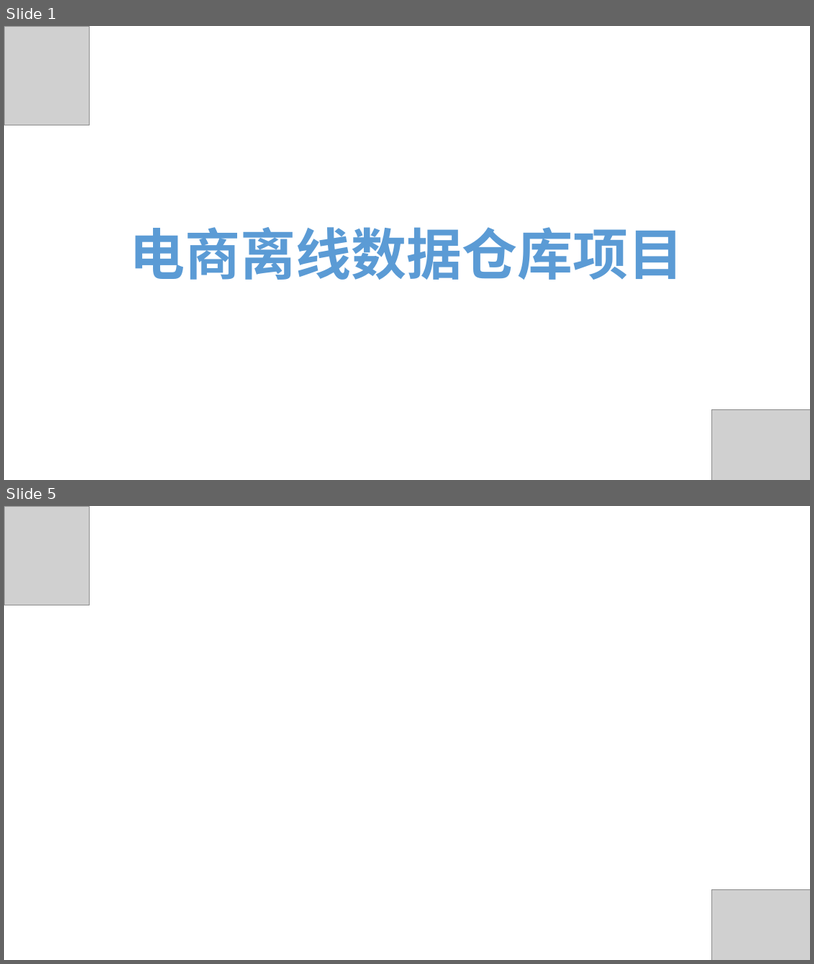
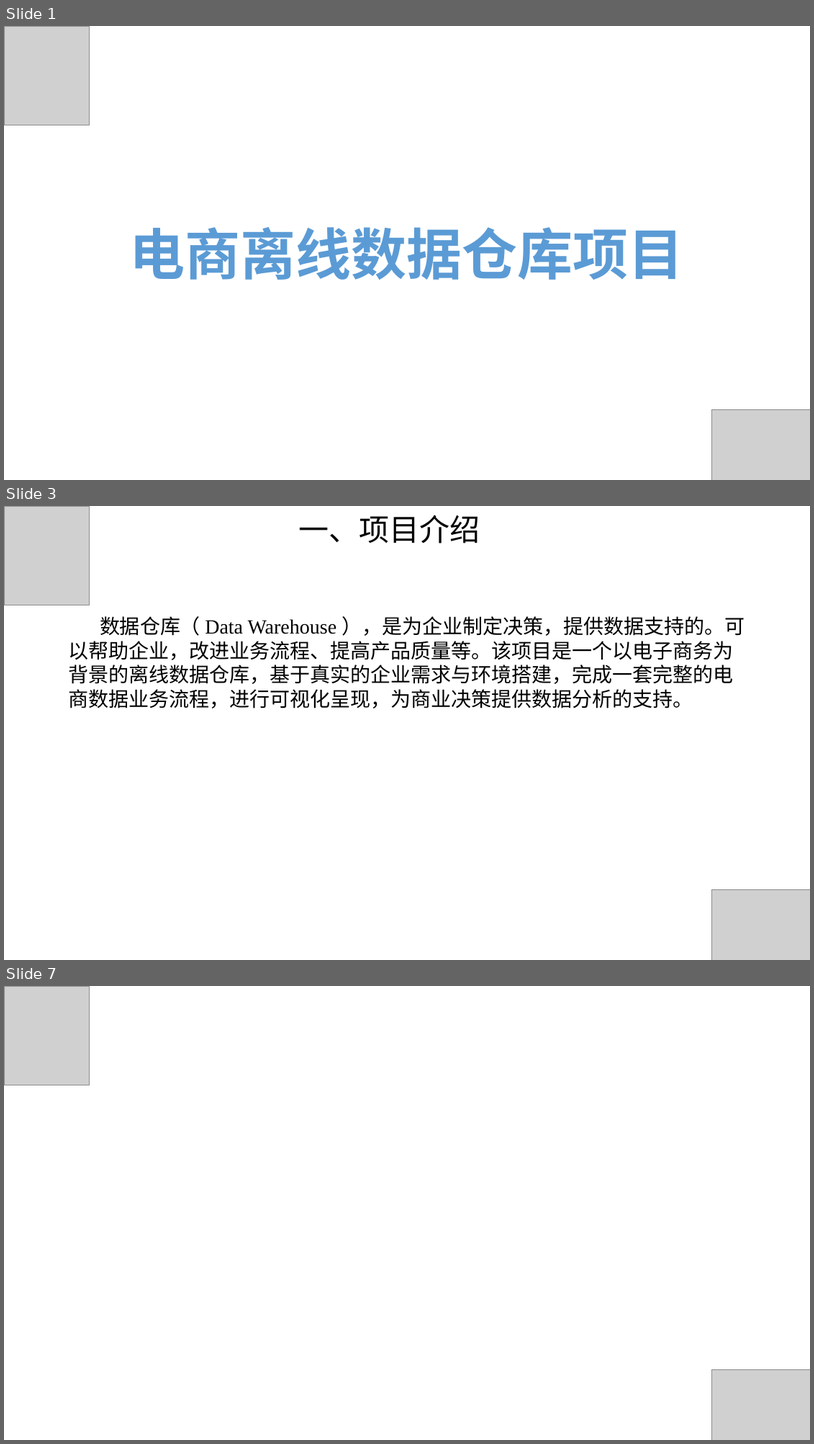
Before and after one commit to hunter95671/DataWarehouse, a slide deck: 电商离线数据仓库流程架构.pptx. Shown one above the other, each under a label of ours: slides 1 and 5 before the commit, slides 1, 3 and 7 after it; the slides between them are not shown. The pictures are 814x964 and 814x1444 pixels, drawn with LibreOffice and Linux fonts; fonts in the diff are those of the drawing; grey boxes stand for pictures. Boxes give left, top, right and bottom in pixels: in the first picture for what was removed or moved away, otherwise in the second. Text is boxed around its words. In the diff, an @@ line names an element or a change of style, - is before the commit and + after.

```diff
--- a/电商离线数据仓库流程架构.pptx
+++ b/电商离线数据仓库流程架构.pptx
@@ slide 3 added at [4,506,810,960], background #FFFFFF @@
@@ picture added at [4,506,89,605] @@
@@ text added at [298,515,480,543], 36 pt, text #000000 @@
+一、项目介绍
@@ text added at [68,616,745,708], 24 pt, text #000000 @@
+数据仓库（ Data Warehouse ），是为企业制定决策，提供数据支持的。可以帮助企业，改进业务流程、提高产品质量等。该项目是一个以电子商务为背景的离线数据仓库，基于真实的企业需求与环境搭建，完成一套完整的电商数据业务流程，进行可视化呈现，为商业决策提供数据分析的支持。
@@ picture added at [712,889,810,960] @@
@@ what was slide 5 is now slide 7 @@
```
Also in this commit, not shown: 2 slides changed, 2 other slides added, 1 slide removed.
